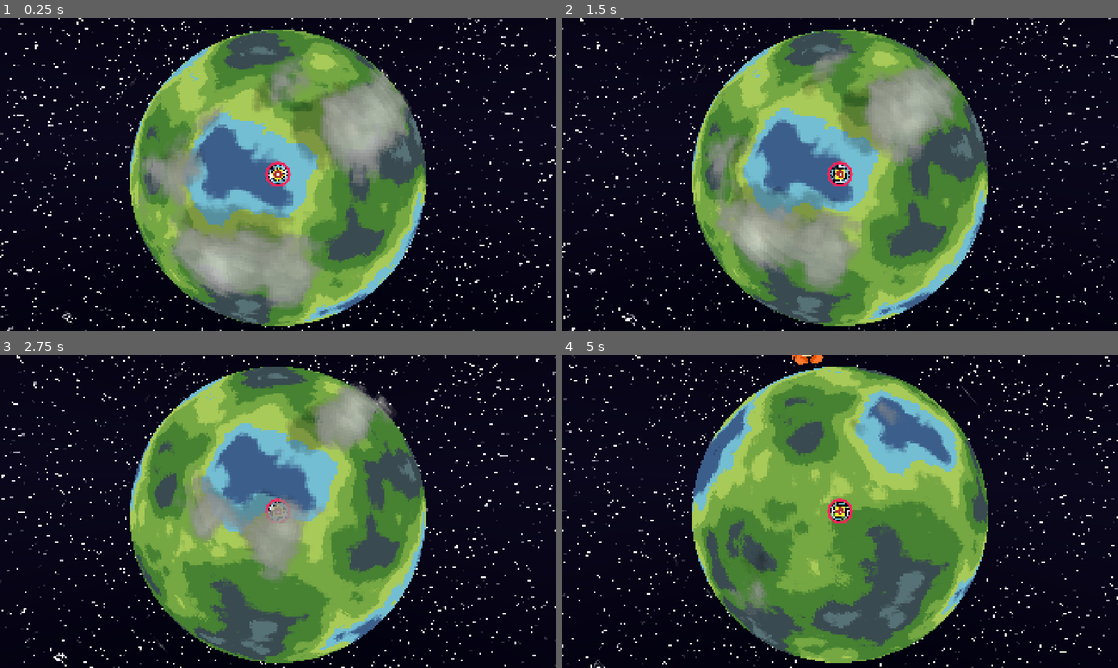
Above: before the commit, frames 1-4 (two rows, left to right).
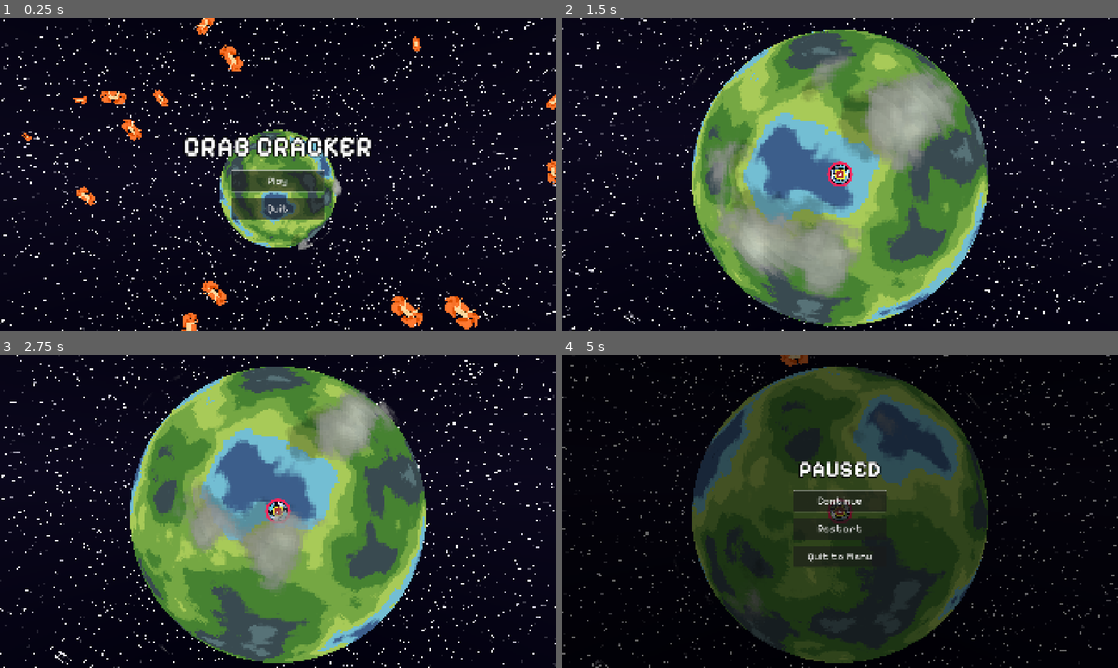
Above: after the commit, the same moments.

Repository: pgm-woutvande22/gamejam-juniperdev
Game: Godot game, scene res://scences/main_menu.tscn
Same seed, same stepped clock (60 frames per second), same inputs: the game is played once before the commit and once after it. Before the commit the project starts from res://scences/level.tscn.
Inputs (mouse positions are in pixels of both pictures, inside the frame that each line leads up to):
- Up to frame 1 (0.25 s): no input
- Up to frame 2 (1.5 s): click (840, 180) at 0.5 s, where only the run after the commit has a clickable "Play"; move the mouse to (962, 158) at 1.27 s; click (962, 158) at 1.42 s
- Up to frame 3 (2.75 s): drag from (166, 527) to (250, 574) at 2.02 s
- Up to frame 4 (5 s): move the mouse to (895, 442) at 2.77 s; click (895, 442) at 2.92 s; drag from (812, 574) to (673, 464) at 3.52 s; move the mouse to (1006, 558) at 4.27 s; click (1006, 558) at 4.42 s; tap Escape (ui_cancel) at 4.9 s

The runs differ from the first frame. In frame 1, 44% of the frame differs, in the area x 0-100%, y 0-100%; in frame 2, 11%; in frame 3, 14%; in frame 4, 43%.

Commit message:
🦐: created menus

Diff:
--- a/project.godot
+++ b/project.godot
@@ -11,7 +11,7 @@
 [application]
 
 config/name="seriousgame"
-run/main_scene="uid://bijewbw3cmiha"
+run/main_scene="uid://b8mnmenu0top1"
 config/features=PackedStringArray("4.7", "Forward Plus")
 config/icon="res://icon.svg"
 
--- a/scences/level.tscn
+++ b/scences/level.tscn
@@ -14,6 +14,7 @@
 [ext_resource type="Shader" uid="uid://bm2l4whyugdj7" path="res://shaders/cloud_layer.gdshader" id="13_cloud"]
 [ext_resource type="Shader" uid="uid://dhs2rlp05a6i4" path="res://shaders/space_sky.gdshader" id="14_sky"]
 [ext_resource type="Script" uid="uid://cseppau2e1ikb" path="res://scripts/sky_parallax.gd" id="15_skyp"]
+[ext_resource type="PackedScene" uid="uid://cvydbxdm3krw4" path="res://scences/pause_menu.tscn" id="16_pause"]
 
 [sub_resource type="ShaderMaterial" id="ShaderMaterial_sky"]
 shader = ExtResource("14_sky")
@@ -230,3 +231,5 @@
 [node name="Spawner" parent="." unique_id=1257519610 instance=ExtResource("6_3irxl")]
 enemy_scene = ExtResource("5_cq5gf")
 enemy_types = Array[ExtResource("7_2mwew")]([ExtResource("8_gmcrc"), ExtResource("9_nskur"), ExtResource("10_olo2r")])
+
+[node name="PauseMenu" parent="." instance=ExtResource("16_pause")]
--- /dev/null
+++ b/scences/main_menu.tscn
@@ -0,0 +1,147 @@
+[gd_scene format=3 uid="uid://b8mnmenu0top1"]
+
+[ext_resource type="Script" uid="uid://bqmmsknbq8e3s" path="res://scripts/main_menu.gd" id="1_menu"]
+[ext_resource type="FontFile" uid="uid://ck3242cxis2jn" path="res://assets/fonts/Pixelify_Sans/static/PixelifySans-Bold.ttf" id="2_8v7x5"]
+[ext_resource type="FontFile" uid="uid://bpqao6spkush3" path="res://assets/fonts/Pixelify_Sans/static/PixelifySans-Regular.ttf" id="3_b4yld"]
+[ext_resource type="Shader" uid="uid://b8b58ot4vi24r" path="res://shaders/pixel_planet.gdshader" id="4_pxpl"]
+[ext_resource type="Shader" uid="uid://bm2l4whyugdj7" path="res://shaders/cloud_layer.gdshader" id="5_cloud"]
+[ext_resource type="Shader" uid="uid://dhs2rlp05a6i4" path="res://shaders/space_sky.gdshader" id="6_sky"]
+
+[sub_resource type="ShaderMaterial" id="ShaderMaterial_sky"]
+shader = ExtResource("6_sky")
+shader_parameter/horizon_color = Color(0.06, 0.05, 0.12, 1)
+shader_parameter/zenith_color = Color(0.02, 0.02, 0.05, 1)
+shader_parameter/star_scale = 220.0
+shader_parameter/star_density = 0.03
+shader_parameter/star_brightness = 1.0
+shader_parameter/star_color = Color(1, 1, 1, 1)
+shader_parameter/twinkle_speed = 1.5
+shader_parameter/sky_rot = Basis(1, 0, 0, 0, 1, 0, 0, 0, 1)
+
+[sub_resource type="Sky" id="Sky_bg"]
+sky_material = SubResource("ShaderMaterial_sky")
+
+[sub_resource type="Environment" id="Environment_bg"]
+background_mode = 2
+sky = SubResource("Sky_bg")
+ambient_light_source = 1
+
+[sub_resource type="ShaderMaterial" id="ShaderMaterial_planet"]
+render_priority = 0
+shader = ExtResource("4_pxpl")
+shader_parameter/pixel_density = 100.0
+shader_parameter/edge_sharpness = 0.012
+shader_parameter/continent_scale = 1.9
+shader_parameter/sea_level = 0.46
+shader_parameter/warp = 0.45
+shader_parameter/seed = 0.0
+shader_parameter/water0 = Color(0.09, 0.125, 0.22, 1)
+shader_parameter/water1 = Color(0.235, 0.369, 0.545, 1)
+shader_parameter/water2 = Color(0.451, 0.745, 0.827, 1)
+shader_parameter/land0 = Color(0.659, 0.792, 0.345, 1)
+shader_parameter/land1 = Color(0.459, 0.655, 0.263, 1)
+shader_parameter/land2 = Color(0.275, 0.51, 0.196, 1)
+shader_parameter/mtn0 = Color(0.224, 0.29, 0.314, 1)
+shader_parameter/mtn1 = Color(0.341, 0.447, 0.467, 1)
+shader_parameter/mtn2 = Color(0.506, 0.592, 0.588, 1)
+shader_parameter/mtn3 = Color(0.659, 0.71, 0.698, 1)
+shader_parameter/mtn4 = Color(0.78, 0.812, 0.8, 1)
+shader_parameter/mtn5 = Color(0.922, 0.929, 0.914, 1)
+shader_parameter/cloud_shadow_strength = 0.25
+shader_parameter/cloud_shadow_dir = Vector3(1, 0, 0.6)
+shader_parameter/cloud_shadow_offset = 0.08
+shader_parameter/cloud_pixel_density = 100.0
+shader_parameter/cloud_scale = 3.0
+shader_parameter/cloud_coverage = 0.62
+shader_parameter/cloud_softness = 0.06
+shader_parameter/cloud_speed = 0.035
+shader_parameter/cloud_morph_speed = 0.2
+shader_parameter/cloud_morph_amount = 1.0
+
+[sub_resource type="SphereMesh" id="SphereMesh_planet"]
+
+[sub_resource type="ShaderMaterial" id="ShaderMaterial_clouds"]
+render_priority = 1
+shader = ExtResource("5_cloud")
+shader_parameter/cloud_color = Color(0.922, 0.929, 0.914, 1)
+shader_parameter/pixel_density = 100.0
+shader_parameter/cloud_scale = 3.0
+shader_parameter/coverage = 0.62
+shader_parameter/softness = 0.06
+shader_parameter/opacity = 0.85
+shader_parameter/speed = 0.035
+shader_parameter/morph_speed = 0.2
+shader_parameter/morph_amount = 1.0
+shader_parameter/under_shade = 0.55
+shader_parameter/volume_range = 0.25
+
+[node name="MainMenu" type="Control" unique_id=1898316186]
+layout_mode = 3
+anchors_preset = 15
+anchor_right = 1.0
+anchor_bottom = 1.0
+grow_horizontal = 2
+grow_vertical = 2
+script = ExtResource("1_menu")
+crab_count = 15
+crab_scale_min = 0.2
+
+[node name="WorldEnvironment" type="WorldEnvironment" parent="." unique_id=1655899045]
+environment = SubResource("Environment_bg")
+
+[node name="Planet" type="MeshInstance3D" parent="." unique_id=264263078]
+transform = Transform3D(50, 0, 0, 0, 50, 0, 0, 0, 50, 0, 0, 0)
+material_override = SubResource("ShaderMaterial_planet")
+mesh = SubResource("SphereMesh_planet")
+
+[node name="CloudLayer" type="MeshInstance3D" parent="." unique_id=2103659053]
+transform = Transform3D(55.75, 0, 0, 0, 55.75, 0, 0, 0, 55.75, 0, 0, 0)
+material_override = SubResource("ShaderMaterial_clouds")
+mesh = SubResource("SphereMesh_planet")
+
+[node name="Camera3D" type="Camera3D" parent="." unique_id=1878898263]
+transform = Transform3D(1, 0, 0, 0, 1, 0, 0, 0, 1, 0, 6, 90)
+
+[node name="DirectionalLight3D" type="DirectionalLight3D" parent="." unique_id=238284267]
+transform = Transform3D(0.7071068, 0.35355324, -0.6123725, 0, 0.86602557, 0.49999976, 0.7071068, -0.35355324, 0.6123725, 0, 13.953394, 0)
+
+[node name="CrabLayer" type="Node2D" parent="." unique_id=1351006160]
+
+[node name="CenterContainer" type="CenterContainer" parent="." unique_id=1351006161]
+layout_mode = 1
+anchors_preset = 15
+anchor_right = 1.0
+anchor_bottom = 1.0
+grow_horizontal = 2
+grow_vertical = 2
+
+[node name="VBoxContainer" type="VBoxContainer" parent="CenterContainer" unique_id=565631816]
+layout_mode = 2
+theme_override_constants/separation = 24
+alignment = 1
+
+[node name="Title" type="Label" parent="CenterContainer/VBoxContainer" unique_id=1838881405]
+layout_mode = 2
+theme_override_colors/font_outline_color = Color(0, 0, 0, 1)
+theme_override_constants/outline_size = 17
+theme_override_constants/shadow_outline_size = 4
+theme_override_fonts/font = ExtResource("2_8v7x5")
+theme_override_font_sizes/font_size = 96
+text = "CRAB CRACKER"
+horizontal_alignment = 1
+
+[node name="PlayButton" type="Button" parent="CenterContainer/VBoxContainer" unique_id=1372750587]
+custom_minimum_size = Vector2(320, 72)
+layout_mode = 2
+size_flags_horizontal = 4
+theme_override_fonts/font = ExtResource("3_b4yld")
+theme_override_font_sizes/font_size = 36
+text = "Play"
+
+[node name="QuitButton" type="Button" parent="CenterContainer/VBoxContainer" unique_id=708595521]
+custom_minimum_size = Vector2(320, 72)
+layout_mode = 2
+size_flags_horizontal = 4
+theme_override_fonts/font = ExtResource("3_b4yld")
+theme_override_font_sizes/font_size = 36
+text = "Quit"
--- /dev/null
+++ b/scences/pause_menu.tscn
@@ -0,0 +1,70 @@
+[gd_scene format=3 uid="uid://cvydbxdm3krw4"]
+
+[ext_resource type="Script" path="res://scripts/pause_menu.gd" id="1_pause"]
+[ext_resource type="FontFile" uid="uid://ck3242cxis2jn" path="res://assets/fonts/Pixelify_Sans/static/PixelifySans-Bold.ttf" id="2_bold"]
+[ext_resource type="FontFile" uid="uid://bpqao6spkush3" path="res://assets/fonts/Pixelify_Sans/static/PixelifySans-Regular.ttf" id="3_reg"]
+
+[node name="PauseMenu" type="Control"]
+process_mode = 3
+layout_mode = 3
+anchors_preset = 15
+anchor_right = 1.0
+anchor_bottom = 1.0
+grow_horizontal = 2
+grow_vertical = 2
+script = ExtResource("1_pause")
+
+[node name="Dim" type="ColorRect" parent="."]
+layout_mode = 1
+anchors_preset = 15
+anchor_right = 1.0
+anchor_bottom = 1.0
+grow_horizontal = 2
+grow_vertical = 2
+color = Color(0, 0, 0, 0.6)
+
+[node name="CenterContainer" type="CenterContainer" parent="."]
+layout_mode = 1
+anchors_preset = 15
+anchor_right = 1.0
+anchor_bottom = 1.0
+grow_horizontal = 2
+grow_vertical = 2
+
+[node name="VBoxContainer" type="VBoxContainer" parent="CenterContainer"]
+layout_mode = 2
+theme_override_constants/separation = 24
+alignment = 1
+
+[node name="Title" type="Label" parent="CenterContainer/VBoxContainer"]
+layout_mode = 2
+theme_override_colors/font_outline_color = Color(0, 0, 0, 1)
+theme_override_constants/outline_size = 12
+theme_override_fonts/font = ExtResource("2_bold")
+theme_override_font_sizes/font_size = 80
+text = "PAUSED"
+horizontal_alignment = 1
+
+[node name="ContinueButton" type="Button" parent="CenterContainer/VBoxContainer"]
+custom_minimum_size = Vector2(320, 72)
+layout_mode = 2
+size_flags_horizontal = 4
+theme_override_fonts/font = ExtResource("3_reg")
+theme_override_font_sizes/font_size = 36
+text = "Continue"
+
+[node name="RestartButton" type="Button" parent="CenterContainer/VBoxContainer"]
+custom_minimum_size = Vector2(320, 72)
+layout_mode = 2
+size_flags_horizontal = 4
+theme_override_fonts/font = ExtResource("3_reg")
+theme_override_font_sizes/font_size = 36
+text = "Restart"
+
+[node name="QuitButton" type="Button" parent="CenterContainer/VBoxContainer"]
+custom_minimum_size = Vector2(320, 72)
+layout_mode = 2
+size_flags_horizontal = 4
+theme_override_fonts/font = ExtResource("3_reg")
+theme_override_font_sizes/font_size = 36
+text = "Quit to Menu"
--- /dev/null
+++ b/scripts/main_menu.gd
@@ -0,0 +1,82 @@
+extends Control
+
+# Title-screen menu. Set as the project's main scene so it loads on launch;
+# Play swaps in the gameplay level, Quit exits.
+
+@export_file("*.tscn") var level_scene: String = "res://scences/level.tscn"
+@export var spin_speed_deg: float = 6.0   # how fast the background planet rotates (deg/sec)
+
+@export_group("Floating crabs")
+@export var crab_texture: Texture2D                 # defaults to assets/Crab.png if left empty
+@export var crab_count: int = 8                     # how many crabs drift around the menu
+@export var crab_drift_speed: float = 40.0          # pixels/sec the crabs travel across screen
+@export var crab_spin_speed_deg: float = 30.0       # max rotation speed (deg/sec, randomized per crab)
+@export var crab_scale_min: float = 0.4
+@export var crab_scale_max: float = 0.9
+
+@onready var play_button: Button = $CenterContainer/VBoxContainer/PlayButton
+@onready var quit_button: Button = $CenterContainer/VBoxContainer/QuitButton
+@onready var planet: Node3D = $Planet
+@onready var cloud_layer: Node3D = $CloudLayer
+@onready var crab_layer: Node2D = $CrabLayer
+
+var _crabs: Array[Sprite2D] = []
+
+
+func _ready() -> void:
+	play_button.pressed.connect(_on_play_pressed)
+	quit_button.pressed.connect(_on_quit_pressed)
+	play_button.grab_focus()   # so the menu is keyboard/controller navigable out of the box
+	_spawn_crabs()
+
+
+func _process(delta: float) -> void:
+	# slow idle spin so the menu feels alive; clouds drift a touch faster for parallax
+	var step := deg_to_rad(spin_speed_deg) * delta
+	planet.rotate_y(step)
+	cloud_layer.rotate_y(step * 1.15)
+	_update_crabs(delta)
+
+
+func _spawn_crabs() -> void:
+	if crab_texture == null:
+		crab_texture = load("res://assets/Crab.png")
+	var screen := get_viewport_rect().size
+	for i in crab_count:
+		var crab := Sprite2D.new()
+		crab.texture = crab_texture
+		crab.texture_filter = CanvasItem.TEXTURE_FILTER_NEAREST   # keep pixel art crisp
+		crab.scale = Vector2.ONE * randf_range(crab_scale_min, crab_scale_max)
+		crab.position = Vector2(randf() * screen.x, randf() * screen.y)
+		crab.rotation = randf() * TAU
+		# per-crab motion stored as metadata: a drift direction and a spin rate
+		var dir := Vector2.RIGHT.rotated(randf() * TAU)
+		crab.set_meta("vel", dir * crab_drift_speed * randf_range(0.5, 1.0))
+		crab.set_meta("spin", deg_to_rad(randf_range(-crab_spin_speed_deg, crab_spin_speed_deg)))
+		crab_layer.add_child(crab)
+		_crabs.append(crab)
+
+
+func _update_crabs(delta: float) -> void:
+	var screen := get_viewport_rect().size
+	var margin := 96.0   # wrap a bit off-screen so crabs don't pop at the edge
+	for crab in _crabs:
+		crab.position += crab.get_meta("vel") as Vector2 * delta
+		crab.rotation += crab.get_meta("spin") as float * delta
+		# wrap around screen edges for an endless drift
+		if crab.position.x < -margin:
+			crab.position.x = screen.x + margin
+		elif crab.position.x > screen.x + margin:
+			crab.position.x = -margin
+		if crab.position.y < -margin:
+			crab.position.y = screen.y + margin
+		elif crab.position.y > screen.y + margin:
+			crab.position.y = -margin
+
+
+func _on_play_pressed() -> void:
+	get_tree().change_scene_to_file(level_scene)
+
+
+func _on_quit_pressed() -> void:
+	get_tree().quit()
--- /dev/null
+++ b/scripts/pause_menu.gd
@@ -0,0 +1,53 @@
+extends Control
+
+# In-game pause overlay. Esc toggles it; while shown the SceneTree is paused so all
+# gameplay (physics, spawners, the top) freezes. Continue resumes, Restart reloads the level.
+# The root node's process_mode must be ALWAYS (set in the scene) so this script and its
+# buttons keep responding even though the rest of the tree is paused.
+
+@export_file("*.tscn") var menu_scene: String = "res://scences/main_menu.tscn"
+
+@onready var continue_button: Button = $CenterContainer/VBoxContainer/ContinueButton
+@onready var restart_button: Button = $CenterContainer/VBoxContainer/RestartButton
+@onready var quit_button: Button = $CenterContainer/VBoxContainer/QuitButton
+
+
+func _ready() -> void:
+	continue_button.pressed.connect(_on_continue_pressed)
+	restart_button.pressed.connect(_on_restart_pressed)
+	quit_button.pressed.connect(_on_quit_pressed)
+	visible = false   # start hidden; gameplay runs until Esc is pressed
+
+
+func _unhandled_input(event: InputEvent) -> void:
+	if event.is_action_pressed("ui_cancel"):   # Esc by default
+		if visible:
+			_resume()
+		else:
+			_pause()
+		get_viewport().set_input_as_handled()
+
+
+func _pause() -> void:
+	get_tree().paused = true
+	visible = true
+	continue_button.grab_focus()   # so the menu is keyboard/controller navigable
+
+
+func _resume() -> void:
+	get_tree().paused = false
+	visible = false
+
+
+func _on_continue_pressed() -> void:
+	_resume()
+
+
+func _on_restart_pressed() -> void:
+	get_tree().paused = false   # always unpause before swapping scenes
+	get_tree().reload_current_scene()
+
+
+func _on_quit_pressed() -> void:
+	get_tree().paused = false   # always unpause before swapping scenes
+	get_tree().change_scene_to_file(menu_scene)
--- a/scripts/top.gd
+++ b/scripts/top.gd
@@ -45,6 +45,7 @@
 @export var alive: bool = true
 @export var lifesteal: int = 30
 @export var AfterImageEmitter:GPUParticles3D
+@export var warmup_particles: bool = true   # pre-compile the dash + after-image shaders at spawn so the first dash doesn't hitch
 
 func _ready() -> void:
 	var planet := get_node(planet_path)
@@ -64,6 +65,8 @@
 	_setup_dash_colors()
 	_update_camera(up)
 	_update_light(up)
+	if warmup_particles:
+		_warmup_particles()
 	_spin_decay()
 
 func _physics_process(delta: float) -> void:
@@ -206,6 +209,26 @@
 	# put as the top moves away, forming a trail rather than a clump on the player
 	if dash_particles != null and dash_particles.emitting != on:
 		dash_particles.emitting = on
+
+func _warmup_particles() -> void:
+	# Shader compilation is lazy: Godot only compiles a particle system's material the first time
+	# it's actually DRAWN -> normally on the first dash, which stutters. Force that compile now by
+	# emitting a one-frame burst from BOTH the dash trail and the after-image at spawn, then clear
+	# them so no dust lingers (reads as a tiny spawn poof at worst).
+	var emitters: Array[GPUParticles3D] = []
+	if dash_particles != null:
+		emitters.append(dash_particles)
+	if AfterImageEmitter != null:
+		emitters.append(AfterImageEmitter)
+	if emitters.is_empty():
+		return
+	for e in emitters:
+		e.emitting = true
+	await get_tree().process_frame   # let them render a frame so the GPU compiles the shaders
+	await get_tree().process_frame
+	for e in emitters:
+		e.restart()                  # wipe the warm-up burst so no particles linger
+		e.emitting = false           # ...and stop (restart() re-enables emitting in Godot 4)
 
 func _start_dash(up: Vector3) -> void:
 	# pick the tangent direction to dash in: toward the cursor if it's over the planet,
Not shown, added: scripts/main_menu.gd.uid
Not shown, added: scripts/pause_menu.gd.uid
